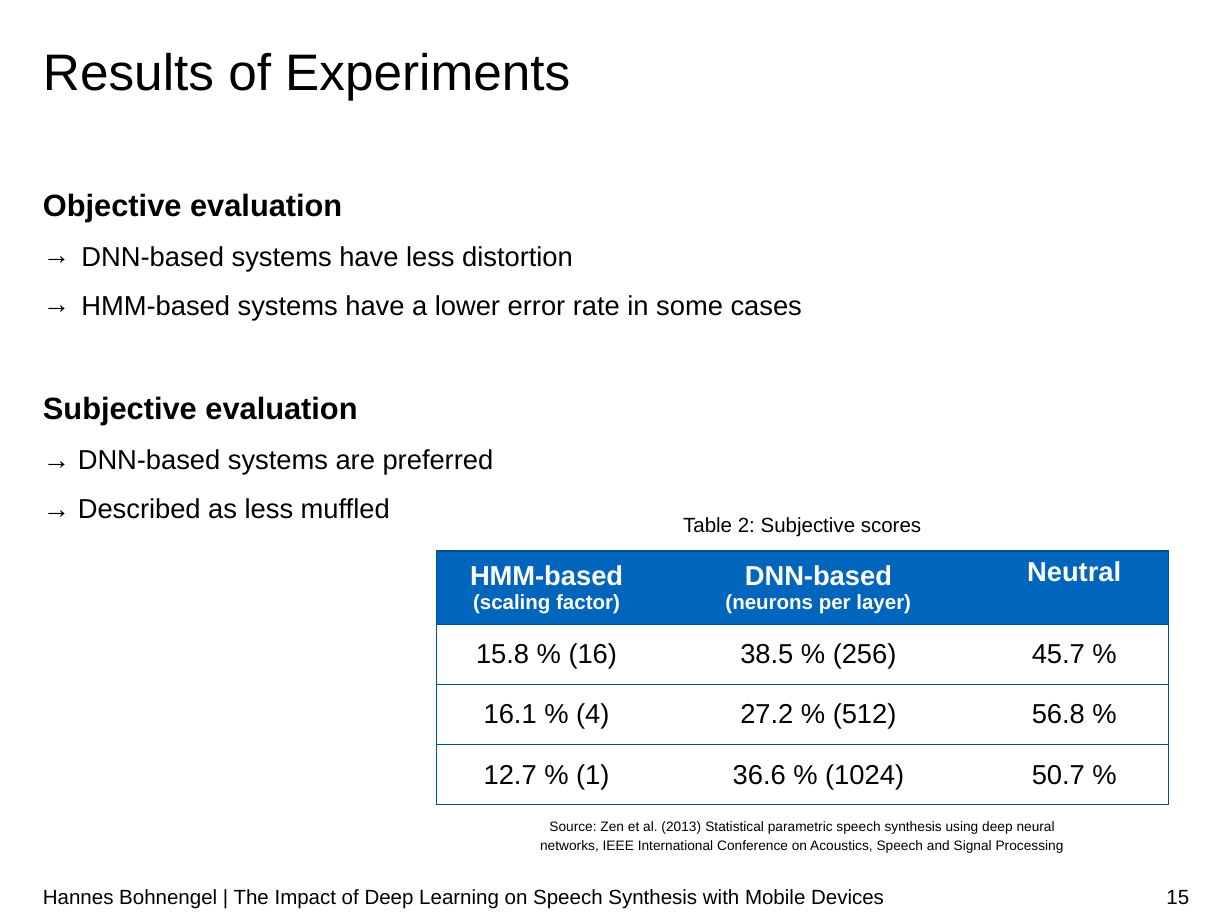
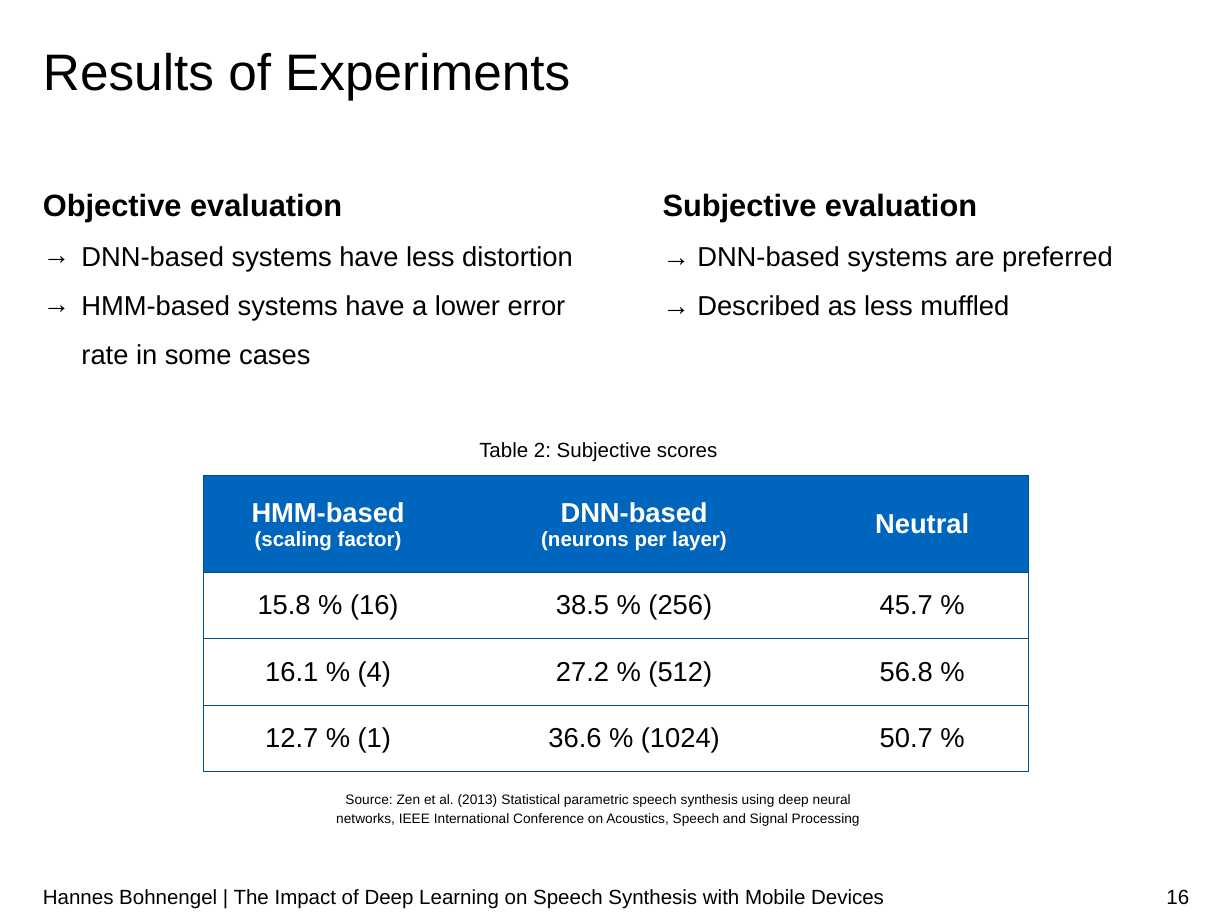
Before and after one commit to hannesb0/deeplearning, a slide deck: slide 16 of pres/Final_Presentation_V03.pptx (slide 15 before the commit). Drawn at 1232x924 pixels with LibreOffice and Linux fonts; fonts in the diff are those of the drawing; background and template pictures are left out. Boxes give left, top, right and bottom in pixels: in the first picture for what was removed or moved away, otherwise in the second. Text is boxed around its words. In the diff, an @@ line names an element or a change of style, - is before the commit and + after.

```diff
--- a/pres/Final_Presentation_V03.pptx
+++ b/pres/Final_Presentation_V03.pptx
@@ text added at <box>663,193,1113,316</box>, 16 pt, text #000000 @@
+Subjective evaluation
+→ DNN-based systems are preferred
+→ Described as less muffled
@@ text at <box>43,396,494,519</box>: paragraphs removed @@
-Subjective evaluation
-→ DNN-based systems are preferred
-→ Described as less muffled
@@ text "Table 2: Subjective scores": place and size @@
-text "Table 2: Subjective scores" at <box>683,517,921,537</box>
+text "Table 2: Subjective scores" at <box>479,442,717,462</box>
@@ table: place and size @@
-table at <box>436,551,1168,809</box>
+table at <box>205,476,1029,771</box>
@@ text "Source: Zen et al. (2013) ...": place and size @@
-text "Source: Zen et al. (2013) ..." at <box>540,821,1064,853</box>
+text "Source: Zen et al. (2013) ..." at <box>336,794,860,826</box>
@@ page number at <box>1166,889,1189,905</box>: text changed @@
-15
+16
```
Also in this commit, not shown: 3 other slides changed, 1 slide added.
